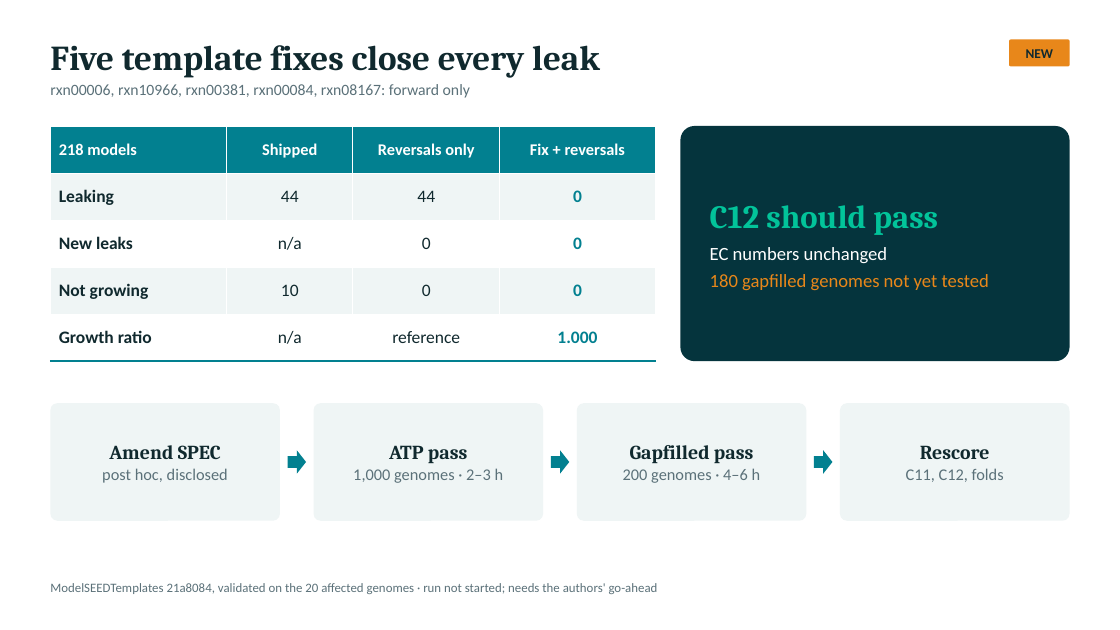
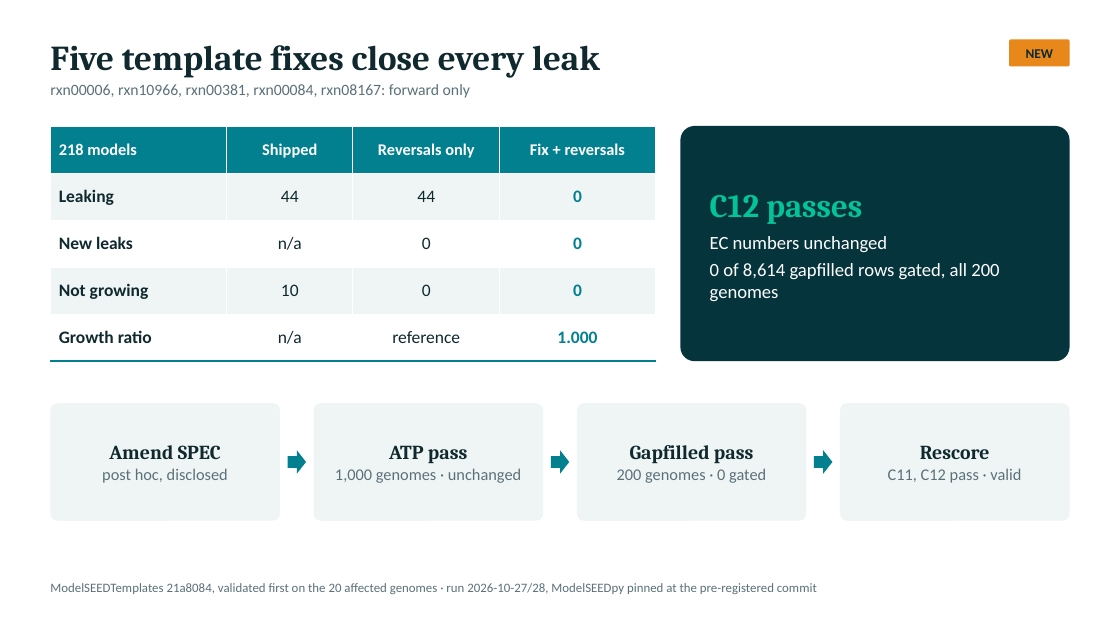
Before and after one commit to freiburgermsu/prFBA, a slide deck: slide 21 of presentations/prFBA_updates_2026-10.pptx. Drawn at 1120x630 pixels with LibreOffice and Linux fonts; fonts in the diff are those of the drawing. Boxes give left, top, right and bottom in pixels: in the first picture for what was removed or moved away, otherwise in the second. Text is boxed around its words. In the diff, an @@ line names an element or a change of style, - is before the commit and + after.

```diff
--- a/presentations/prFBA_updates_2026-10.pptx
+++ b/presentations/prFBA_updates_2026-10.pptx
@@ text in rounded rectangle at [710,195,862,224]: text changed @@
-C12 should pass
+C12 passes
@@ text in rounded rectangle at [710,263,999,302]: text changed; text colour #E8871A to #FFFFFF @@
-180 gapfilled genomes not yet tested
+0 of 8,614 gapfilled rows gated, all 200 genomes
@@ text in rounded rectangle at [335,468,521,483]: text changed @@
-1,000 genomes · 2–3 h
+1,000 genomes · unchanged
@@ text in rounded rectangle at [617,468,766,483]: text changed @@
-200 genomes · 4–6 h
+200 genomes · 0 gated
@@ text in rounded rectangle at [888,468,1021,483]: text changed @@
-C11, C12, folds
+C11, C12 pass · valid
@@ text at [50,583,817,594]: text changed @@
-ModelSEEDTemplates 21a8084, validated on the 20 affected genomes · run not started; needs the authors' go-ahead
+ModelSEEDTemplates 21a8084, validated first on the 20 affected genomes · run 2026-10-27/28, ModelSEEDpy pinned at the pre-registered commit
```
Also in this commit, not shown: 18 other slides changed, 29 other files.
